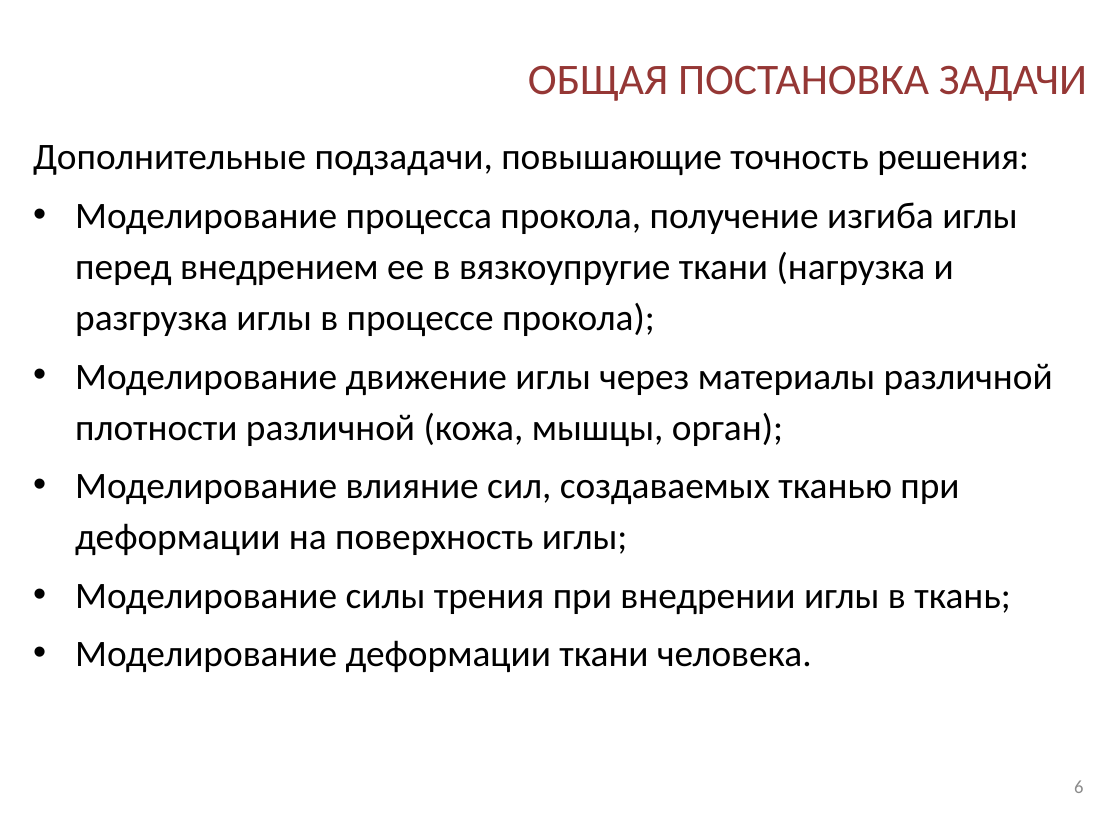
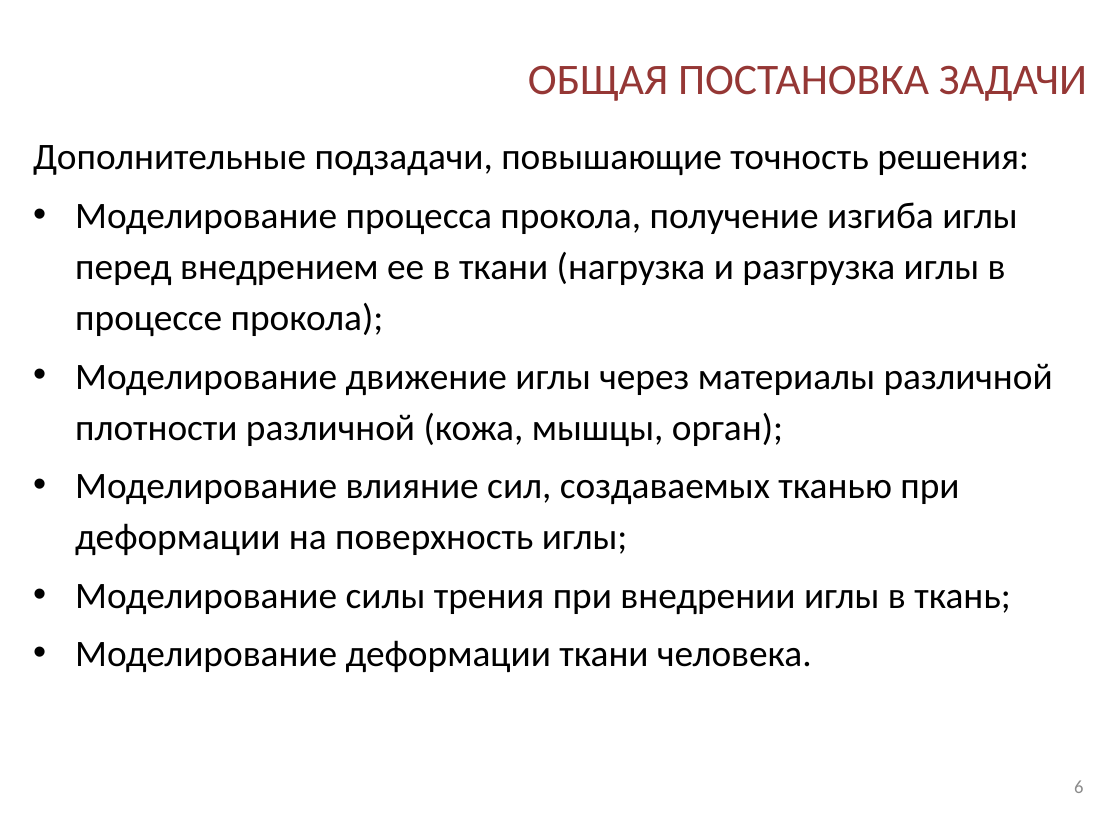
Before and after one commit to IgVaCompany/MyWorks, a slide deck: slide 6 of Dissertacia/MyWork/DocWork/Модель деформируемого объекта управления.pptx. Drawn at 1120x840 pixels with LibreOffice and Linux fonts; fonts in the diff are those of the drawing; background and template pictures are left out. Boxes give left, top, right and bottom in pixels: in the first picture for what was removed or moved away, otherwise in the second. Text is boxed around its words. In the diff, an @@ line names an element or a change of style, - is before the commit and + after.

```diff
--- a/Dissertacia/MyWork/DocWork/Модель деформируемого объекта управления.pptx
+++ b/Dissertacia/MyWork/DocWork/Модель деформируемого объекта управления.pptx
@@ text at (75,202,1018,336): text changed @@
-• Моделирование процесса прокола, получение изгиба иглы перед внедрением ее в вязкоупругие ткани (нагрузка и разгрузка иглы в процессе прокола);
+• Моделирование процесса прокола, получение изгиба иглы перед внедрением ее в ткани (нагрузка и разгрузка иглы в процессе прокола);
```
Also in this commit, not shown: 4 other slides changed, 2 other files.
